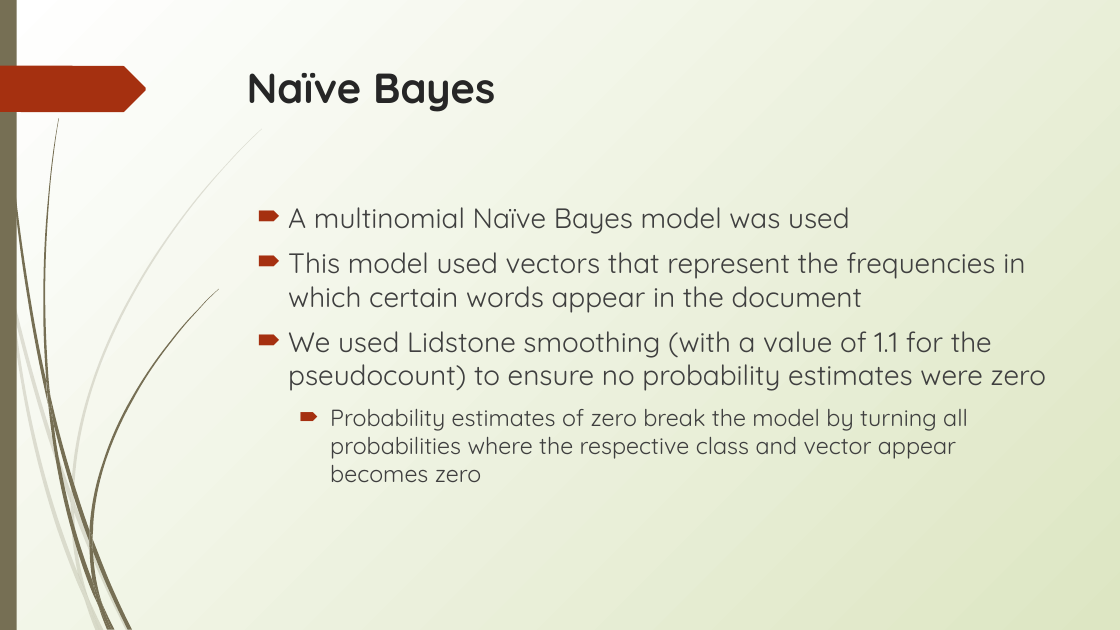
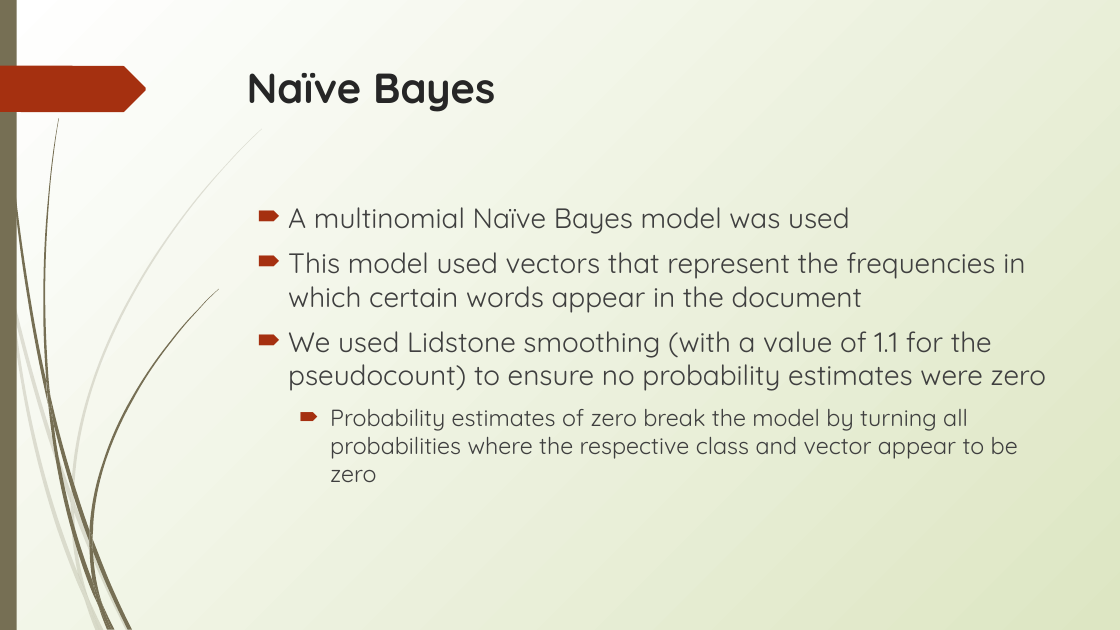
Before and after one commit to gpolavaram0/Twitter-Disaster-Analysis, a slide deck: slide 6 of Disaster_Tweets_Presentation.pptx. Drawn at 1120x630 pixels with LibreOffice and Linux fonts; fonts in the diff are those of the drawing. Boxes give left, top, right and bottom in pixels: in the first picture for what was removed or moved away, otherwise in the second. Text is boxed around its words. In the diff, an @@ line names an element or a change of style, - is before the commit and + after.

Commit message:
final presentation

```diff
--- a/Disaster_Tweets_Presentation.pptx
+++ b/Disaster_Tweets_Presentation.pptx
@@ text at box(330, 409, 1018, 482): text changed @@
-  🠶 Probability estimates of zero break the model by turning all probabilities where the respective class and vector appear becomes zero
+  🠶 Probability estimates of zero break the model by turning all probabilities where the respective class and vector appear to be zero
```
Also in this commit, not shown: 1 other slide changed, 1 slide removed.
